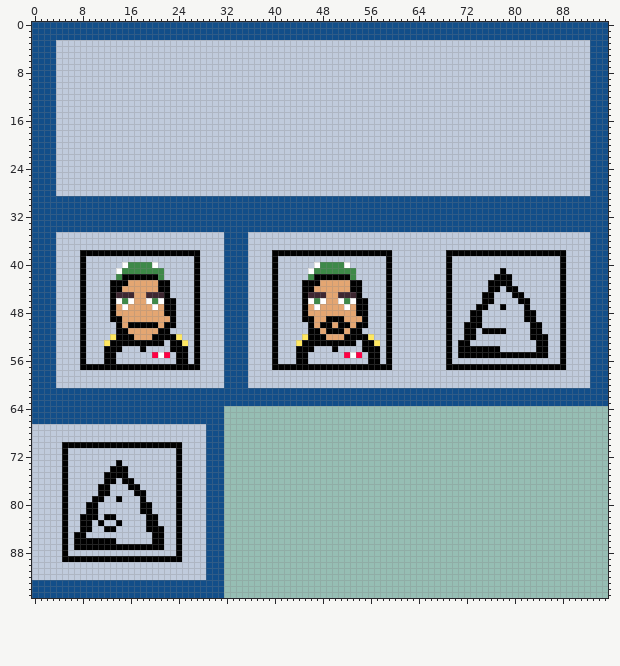
File history of a sprite sheet, assets/textMenu.png. Above, as it was before the edit.
The file is 96x96 pixels.
The result:
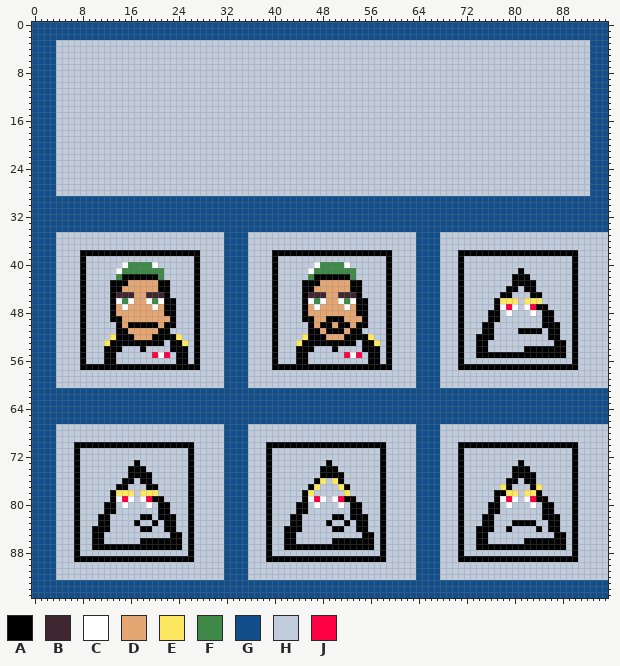
Palette (. is transparent): A #000000  B #3e2731  C #ffffff  D #e4a672  E #fee761  F #3e8948  G #124e89  H #c0cbdc  J #ff0044
Change:
Changed rows in their new state; - is an unchanged pixel.
first column x 64:
35 GGGG-------------------------HHH
36 GGGG-------------------------HHH
37 GGGG-------------------------HHH
38 GGGG-HH------------------AA--HHH
39 GGGG-H-A----------------H-A--HHH
40 GGGG-H-A----------------H-A--HHH
41 GGGG-H-A------H--A------H-A--HHH
42 GGGG-H-A-----HHHAAA-----H-A--HHH
43 GGGG-H-A----HHHHAAAA----H-A--HHH
44 GGGG-H-A----HH----AA----H-A--HHH
45 GGGG-H-A---HH-AAHH-AA---H-A--HHH
46 GGGG-H-A---HHAEEEHEEE---H-A--HHH
47 GGGG-H-A--HH-ACJC-CJAA--H-A--HHH
48 GGGG-H-A-HH-AA-C--HC-AA-H-A--HHH
49 GGGG-H-A-HH-AA----HH-AA-H-A--HHH
50 GGGG-H-AHHHAA------HHAAAH-A--HHH
51 GGGG-H-AHH---HH--AA---AAH-A--HHH
52 GGGG-H-AHHAAA------HHHAAH-A--HHH
53 GGGG-H--H-AA--------HH-A--A--HHH
54 GGGG-H--HH--HH----AA--AA--A--HHH
55 GGGG-H--HH------------AA--A--HHH
56 GGGG-H-A----------------H-A--HHH
57 GGGG-HH------------------AA--HHH
58 GGGG-------------------------HHH
59 GGGG-------------------------HHH
60 GGGG-------------------------HHH
first column x 0:
64 --------------------------------GGGGGGGGGGGGGGGGGGGGGGGGGGGGGGGGGGGGGGGGGGGGGGGGGGGGGGGGGGGGGGGG
65 --------------------------------GGGGGGGGGGGGGGGGGGGGGGGGGGGGGGGGGGGGGGGGGGGGGGGGGGGGGGGGGGGGGGGG
66 --------------------------------GGGGGGGGGGGGGGGGGGGGGGGGGGGGGGGGGGGGGGGGGGGGGGGGGGGGGGGGGGGGGGGG
67 GGGG-------------------------HHHGGGGHHHHHHHHHHHHHHHHHHHHHHHHHHHHGGGGHHHHHHHHHHHHHHHHHHHHHHHHHHHH
68 GGGG-------------------------HHHGGGGHHHHHHHHHHHHHHHHHHHHHHHHHHHHGGGGHHHHHHHHHHHHHHHHHHHHHHHHHHHH
69 GGGG-------------------------HHHGGGGHHHHHHHHHHHHHHHHHHHHHHHHHHHHGGGGHHHHHHHHHHHHHHHHHHHHHHHHHHHH
70 GGGG-HH------------------AA--HHHGGGGHHHAAAAAAAAAAAAAAAAAAAAHHHHHGGGGHHHAAAAAAAAAAAAAAAAAAAAHHHHH
71 GGGG-H-A----------------H-A--HHHGGGGHHHAHHHHHHHHHHHHHHHHHHAHHHHHGGGGHHHAHHHHHHHHHHHHHHHHHHAHHHHH
72 GGGG-H-A----------------H-A--HHHGGGGHHHAHHHHHHHHHHHHHHHHHHAHHHHHGGGGHHHAHHHHHHHHHHHHHHHHHHAHHHHH
73 GGGG-H-A------H--A------H-A--HHHGGGGHHHAHHHHHHHHHAHHHHHHHHAHHHHHGGGGHHHAHHHHHHHHHAHHHHHHHHAHHHHH
74 GGGG-H-A-----HHHAAA-----H-A--HHHGGGGHHHAHHHHHHHHAAAHHHHHHHAHHHHHGGGGHHHAHHHHHHHHAAAHHHHHHHAHHHHH
75 GGGG-H-A----HHHHAAAA----H-A--HHHGGGGHHHAHHHHHHHHAAAAHHHHHHAHHHHHGGGGHHHAHHHHHHHHAAAAHHHHHHAHHHHH
76 GGGG-H-A----HH----AA----H-A--HHHGGGGHHHAHHHHHHHAEHEAHHHHHHAHHHHHGGGGHHHAHHHHHHHAAHAAHHHHHHAHHHHH
77 GGGG-H-A---HH-AAHH-AA---H-A--HHHGGGGHHHAHHHHHHAEHHHEAHHHHHAHHHHHGGGGHHHAHHHHHHEAHHHAEHHHHHAHHHHH
78 GGGG-H-A---HHAEEEHEEE---H-A--HHHGGGGHHHAHHHHHAEHHHHHEHHHHHAHHHHHGGGGHHHAHHHHHAAEEHEEAHHHHHAHHHHH
79 GGGG-H-A--HH-ACJC-CJAA--H-A--HHHGGGGHHHAHHHHHACJCHCJAAHHHHAHHHHHGGGGHHHAHHHHHACJCHCJAAHHHHAHHHHH
80 GGGG-H-A-HH-AA-C--HC-AA-H-A--HHHGGGGHHHAHHHHAAHCHHHCHAAHHHAHHHHHGGGGHHHAHHHHAAHCHHHCHAAHHHAHHHHH
81 GGGG-H-A-HH-AA----HH-AA-H-A--HHHGGGGHHHAHHHHAAHHHHHHHAAHHHAHHHHHGGGGHHHAHHHHAAHHHHHHHAAHHHAHHHHH
82 GGGG-H-AHHHA-H----A-HAAAH-A--HHHGGGGHHHAHHHAAHHHHHAAHAAAHHAHHHHHGGGGHHHAHHHAAHHHHHHHHAAAHHAHHHHH
83 GGGG-H-AHH--A-H--A-H--AAH-A--HHHGGGGHHHAHHHAAHHHHAHHAHAAHHAHHHHHGGGGHHHAHHHAAHHHAAAAHHAAHHAHHHHH
84 GGGG-H-AHHAA-H----A-HHAAH-A--HHHGGGGHHHAHHAAAHHHHHAAHHAAHHAHHHHHGGGGHHHAHHAAAHHAHHHHAHAAHHAHHHHH
85 GGGG-H--H-AA--------HH-A--A--HHHGGGGHHHAHHAAHHHHHHHHHHHAAHAHHHHHGGGGHHHAHHAAHHHHHHHHHHHAAHAHHHHH
86 GGGG-H--HH--HH----AA--AA--A--HHHGGGGHHHAHHAAHHHHHHAAAAAAAHAHHHHHGGGGHHHAHHAAHHHHHHAAAAAAAHAHHHHH
87 GGGG-H--HH------------AA--A--HHHGGGGHHHAHHAAAAAAAAAAAAAAAHAHHHHHGGGGHHHAHHAAAAAAAAAAAAAAAHAHHHHH
88 GGGG-H-A----------------H-A--HHHGGGGHHHAHHHHHHHHHHHHHHHHHHAHHHHHGGGGHHHAHHHHHHHHHHHHHHHHHHAHHHHH
89 GGGG-HH------------------AA--HHHGGGGHHHAAAAAAAAAAAAAAAAAAAAHHHHHGGGGHHHAAAAAAAAAAAAAAAAAAAAHHHHH
90 GGGG-------------------------HHHGGGGHHHHHHHHHHHHHHHHHHHHHHHHHHHHGGGGHHHHHHHHHHHHHHHHHHHHHHHHHHHH
91 GGGG-------------------------HHHGGGGHHHHHHHHHHHHHHHHHHHHHHHHHHHHGGGGHHHHHHHHHHHHHHHHHHHHHHHHHHHH
92 GGGG-------------------------HHHGGGGHHHHHHHHHHHHHHHHHHHHHHHHHHHHGGGGHHHHHHHHHHHHHHHHHHHHHHHHHHHH
93 --------------------------------GGGGGGGGGGGGGGGGGGGGGGGGGGGGGGGGGGGGGGGGGGGGGGGGGGGGGGGGGGGGGGGG
94 --------------------------------GGGGGGGGGGGGGGGGGGGGGGGGGGGGGGGGGGGGGGGGGGGGGGGGGGGGGGGGGGGGGGGG
95 --------------------------------GGGGGGGGGGGGGGGGGGGGGGGGGGGGGGGGGGGGGGGGGGGGGGGGGGGGGGGGGGGGGGGG
Boxes around the changes in both pictures, in picture pixels (x1, y1, x2, y2):
changed: (32, 232, 608, 598)
